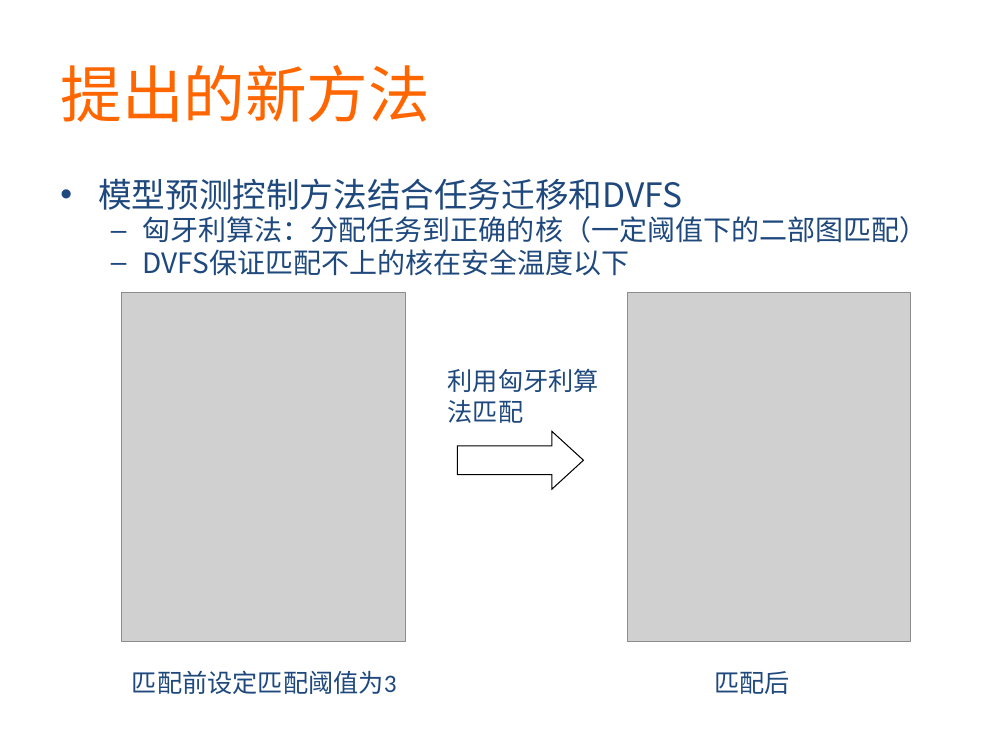
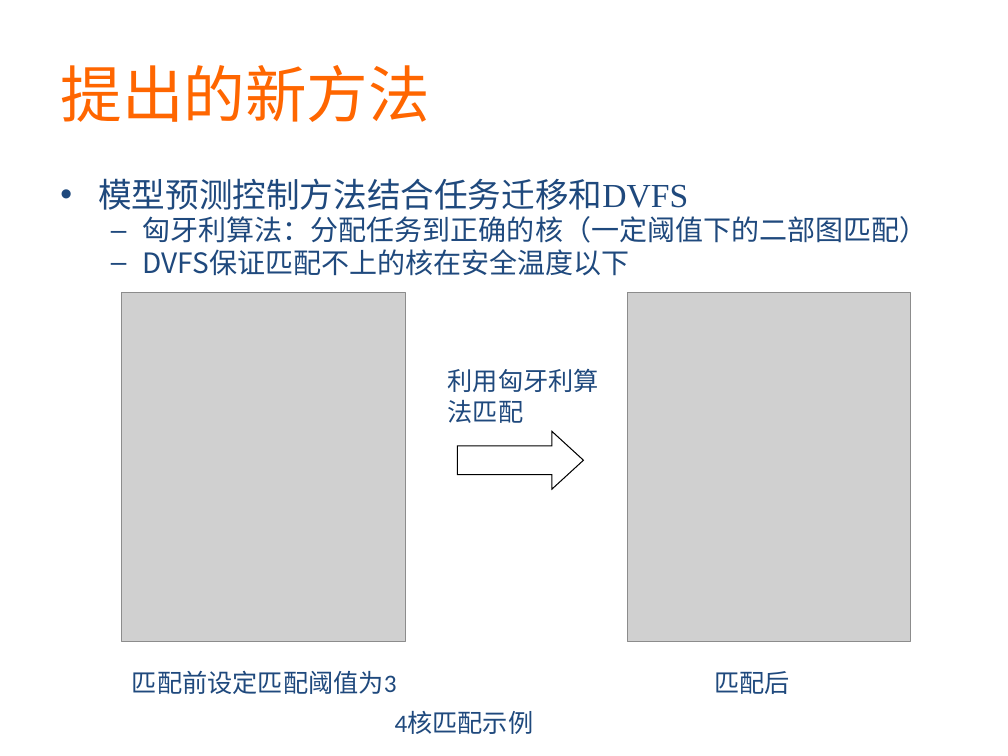
Before and after one commit to martian9/xin-yuan-houqin, a slide deck: slide 8 of ppt/majian.pptx (slide 7 before the commit). Drawn at 1008x756 pixels with LibreOffice and Linux fonts; fonts in the diff are those of the drawing; grey boxes stand for pictures. Boxes give left, top, right and bottom in pixels: in the first picture for what was removed or moved away, otherwise in the second. Text is boxed around its words. In the diff, an @@ line names an element or a change of style, - is before the commit and + after.

```diff
--- a/ppt/majian.pptx
+++ b/ppt/majian.pptx
@@ text at (x1=98, y1=178, x2=688, y2=210): font Noto Sans CJK SC to Times New Roman in "模型预测控制方法结合任务迁移和DVFS" @@
@@ text added at (x1=395, y1=712, x2=534, y2=734), 18 pt, text #1F497D @@
+4核匹配示例
```
Also in this commit, not shown: 6 other slides changed, 1 slide added, 1 slide removed.
